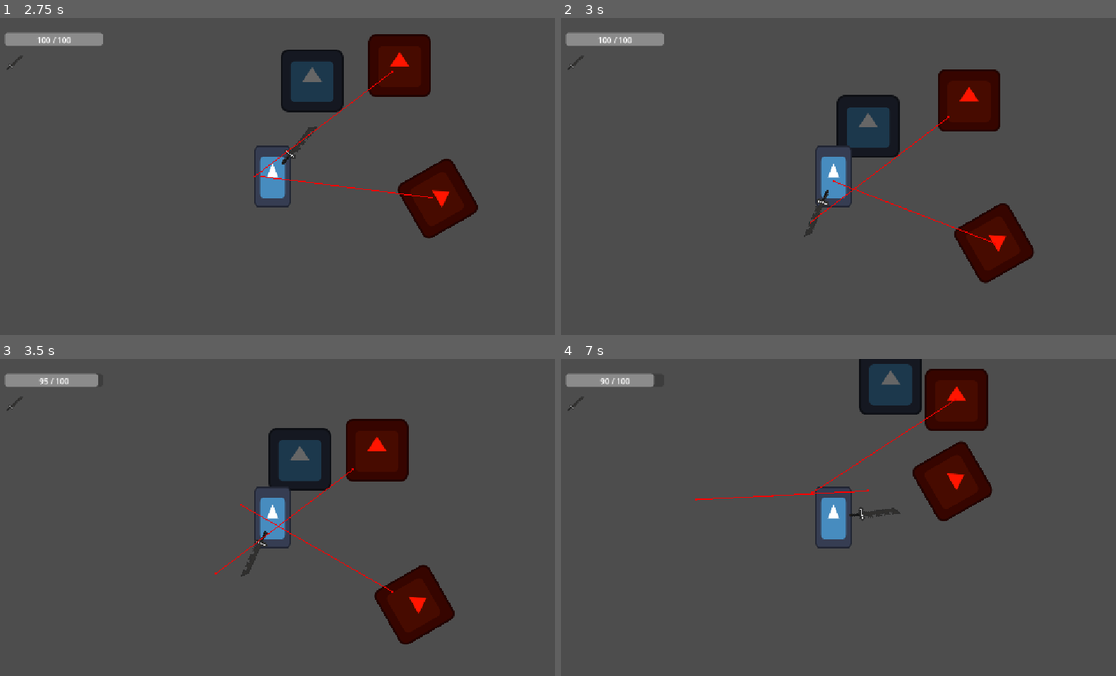
Above: before the commit, frames 1-4 (two rows, left to right).
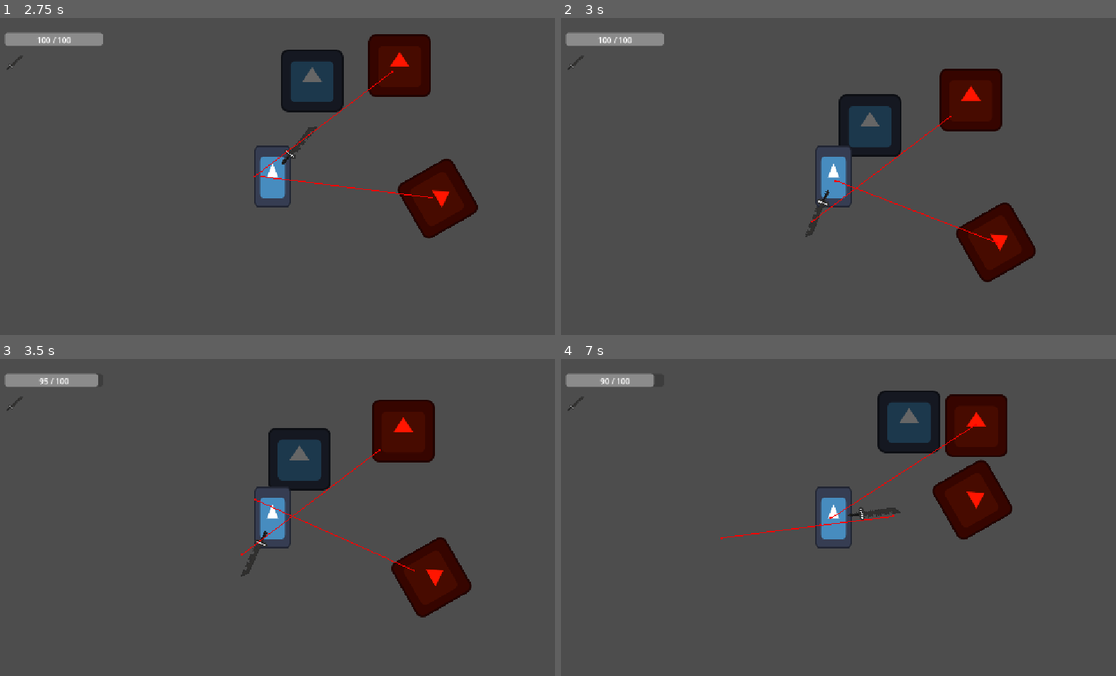
Above: after the commit, the same moments.

Repository: nextPixellabs7/Boceto1
Game: Godot game, scene res://Basura/test_player.tscn
Two runs of this game, one before a commit and one after it. Both use one fixed random seed, a clock stepped at 60 frames per second and the inputs below. The project has no main scene, so this scene is started directly. The engine's default icon, where the game draws it, is replaced by a stand-in: a white triangle on a blue panel in a dark square.
Inputs (mouse positions are in pixels of both pictures, inside the frame that each line leads up to):
- Up to frame 1 (2.75 s): tap Enter (ui_accept) at 0.5, 0.77, 1.52 s; move the mouse to (399, 160) at 0.52 s; hold D (move_right) 0.53-1.28 s; click (399, 160) at 0.6 s; move the mouse to (160, 192) at 1.27 s; hold S (move_down) 1.28-2.03 s; tap Ctrl (dodge) at 1.35 s; move the mouse to (327, 106) at 2.02 s; hold D (move_right) from 2.03 s (still down); click (327, 106) at 2.1 s
- Up to frame 2 (3 s): move the mouse to (805, 239) at 2.77 s; release D (move_right) at 2.78 s; hold W (move_up) from 2.78 s (still down); tap Ctrl (dodge) at 2.85 s
- Up to frame 3 (3.5 s): keep holding W (move_up); tap Enter (ui_accept) at 3.02 s
- Up to frame 4 (7 s): move the mouse to (1005, 565) at 3.52 s; release W (move_up) at 3.53 s; hold A (move_left) 3.53-5.03 s; click (1005, 565) at 3.6 s; tap Enter (ui_accept) at 3.77, 4.52, 6.02, 6.77 s; move the mouse to (666, 469) at 4.27 s; tap Ctrl (dodge) at 4.35, 5.85 s; move the mouse to (860, 517) at 5.02 s; hold S (move_down) 5.03-5.78 s; click (860, 517) at 5.1 s; move the mouse to (749, 438) at 5.77 s; hold D (move_right) 5.78-6.53 s; move the mouse to (960, 501) at 6.52 s; hold W (move_up) from 6.53 s (still down); click (960, 501) at 6.6 s

Frame 1 is identical in both runs. In frame 2, 1.0% of the frame differs, in the area x 43-86%, y 16-84%; in frame 3, 6.1%; in frame 4, 8.4%, in the area x 24-82%, y 0-57%.

Commit message:
arreglo de coliciones

Diff:
--- a/Escenas/Character/player.tscn
+++ b/Escenas/Character/player.tscn
@@ -20,8 +20,7 @@
 height = 126.0
 
 [node name="Player" type="CharacterBody2D" unique_id=2052637104]
-z_index = 2
-collision_mask = 2
+z_index = 1
 motion_mode = 1
 script = ExtResource("1_pmwa2")
 
Renamed: SonaDePruebas.tscn -> Mapas/Prueba/ZonaDePruebas.tscn
Renamed: ZonaDePruebasPatrulla.tscn -> Mapas/Prueba/ZonaDePruebasPatrulla.tscn
